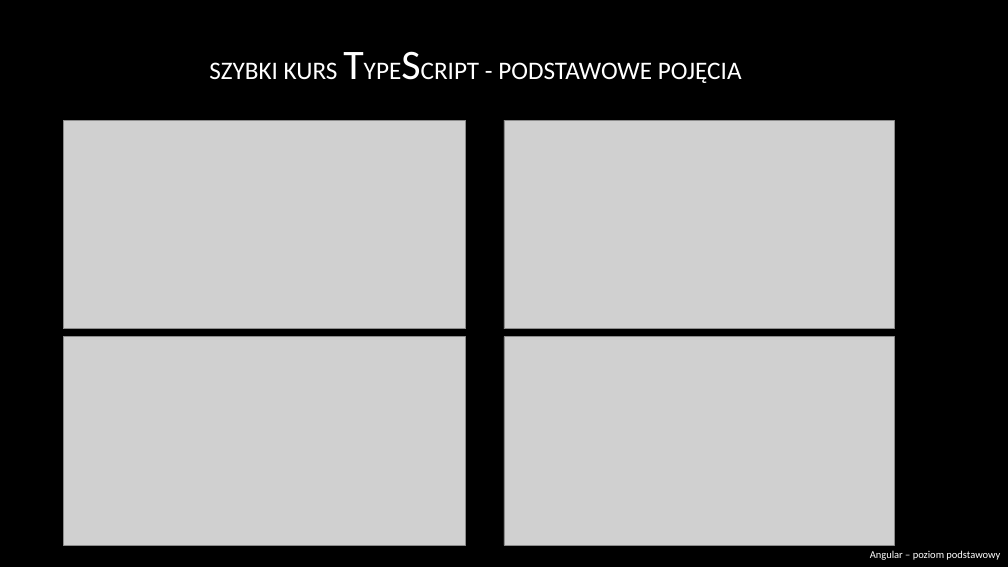
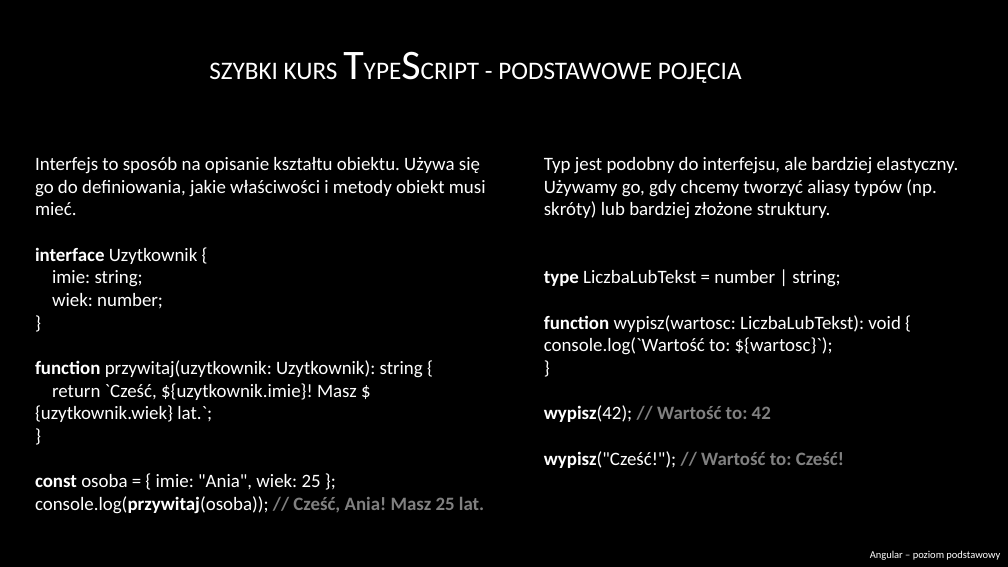
Before and after one commit to Fraszczak/angular-course, a slide deck: slide 25 of prezentacja/Angular beginner.pptx. Drawn at 1008x567 pixels with LibreOffice and Linux fonts; fonts in the diff are those of the drawing; grey boxes stand for pictures; background and template pictures are left out. Boxes give left, top, right and bottom in pixels: in the first picture for what was removed or moved away, otherwise in the second. Text is boxed around its words. In the diff, an @@ line names an element or a change of style, - is before the commit and + after.

```diff
--- a/prezentacja/Angular beginner.pptx
+++ b/prezentacja/Angular beginner.pptx
@@ picture removed at bbox=[64, 120, 466, 329] @@
@@ picture removed at bbox=[504, 120, 895, 329] @@
@@ text added at bbox=[35, 157, 486, 514], 18 pt, text #FFFFFF @@
+Interfejs to sposób na opisanie kształtu obiektu. Używa się go do definiowania, jakie właściwości i metody obiekt musi mieć.
+interface Uzytkownik {
+imie: string;
+wiek: number;
+}
+function przywitaj(uzytkownik: Uzytkownik): string {
+return `Cześć, ${uzytkownik.imie}! Masz ${uzytkownik.wiek} lat.`;
+}
+const osoba = { imie: "Ania", wiek: 25 }; console.log(przywitaj(osoba)); // Cześć, Ania! Masz 25 lat.
@@ text added at bbox=[544, 157, 959, 468], 18 pt, text #FFFFFF @@
+Typ jest podobny do interfejsu, ale bardziej elastyczny. Używamy go, gdy chcemy tworzyć aliasy typów (np. skróty) lub bardziej złożone struktury.
+type LiczbaLubTekst = number | string;
+function wypisz(wartosc: LiczbaLubTekst): void { console.log(`Wartość to: ${wartosc}`);
+}
+wypisz(42); // Wartość to: 42
+wypisz("Cześć!"); // Wartość to: Cześć!
@@ picture removed at bbox=[64, 337, 466, 545] @@
@@ picture removed at bbox=[504, 337, 895, 545] @@
```
Also in this commit, not shown: 2 other slides changed.
